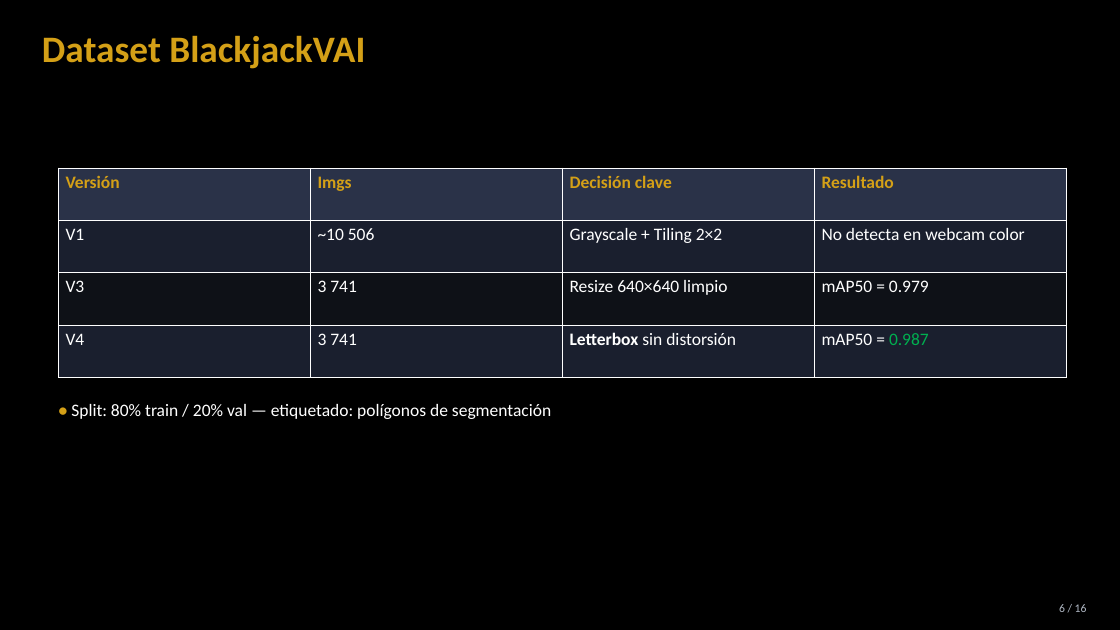
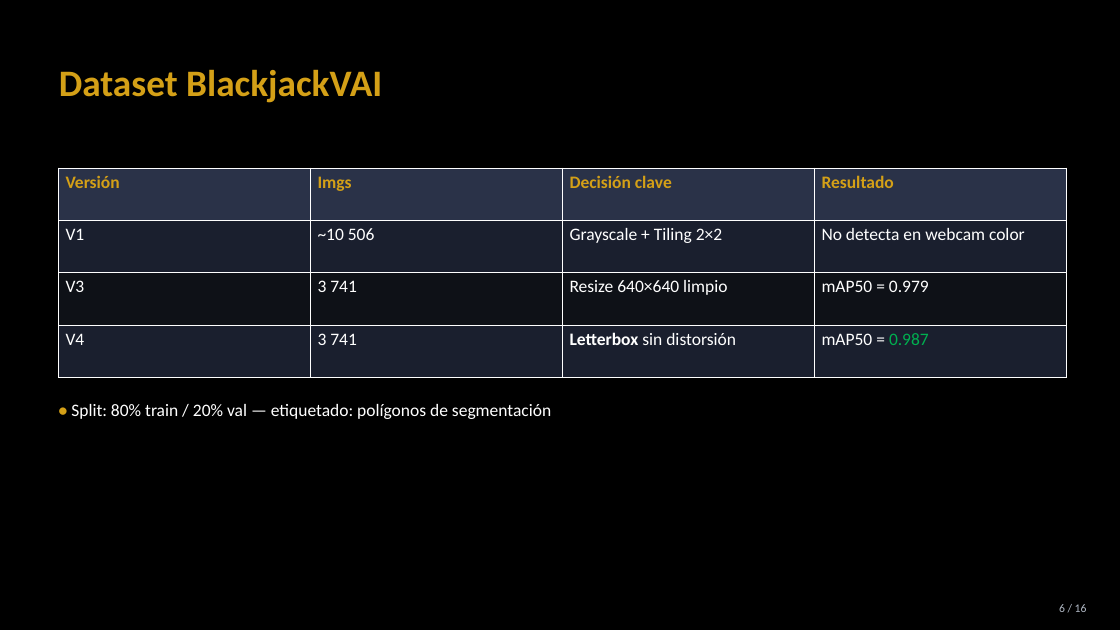
Before and after one commit to davidmoreda/blackjack-VAI, a slide deck: slide 5 of docs/presentation_assets/BlackjackVAI_presentacion.pptx (slide 6 before the commit). Drawn at 1120x630 pixels with LibreOffice and Linux fonts; fonts in the diff are those of the drawing. Boxes give left, top, right and bottom in pixels: in the first picture for what was removed or moved away, otherwise in the second. Text is boxed around its words. In the diff, an @@ line names an element or a change of style, - is before the commit and + after.

```diff
--- a/docs/presentation_assets/BlackjackVAI_presentacion.pptx
+++ b/docs/presentation_assets/BlackjackVAI_presentacion.pptx
@@ text "Dataset BlackjackVAI": place and size @@
-text "Dataset BlackjackVAI" at [42, 35, 365, 69]
+text "Dataset BlackjackVAI" at [59, 69, 382, 103]
```
Also in this commit, not shown: 5 other slides changed, 9 other files.
